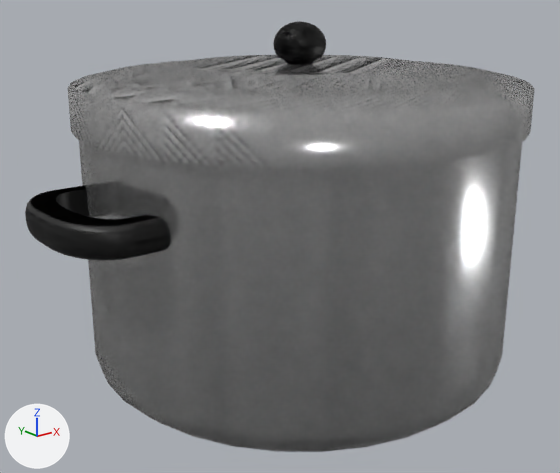
Before and after pictures for a commit that changed the Blender file Assets/Meshes/.Blend/Kaisan/cookingPot.blend.
Rendered twice from a camera (50 mm lens) standing at (-0.35, -0.416, 0.269) and looking at (-0.015, 0.003, 0.102). Arrows for +X, +Y and +Z are at lower left; the lights stay in place.

Script lines for the objects in view, before the commit:
```python
me_cylinder = bpy.data.meshes.new('Cylinder')
me_cylinder.from_pydata(...)  # 900 vertices, 762 faces; spans x -1.28..1.28, y -1.0..1.0, z -1.0..1.0
me_cylinder.polygons.foreach_set('use_smooth', [True] * 762)
# faces by material slot: [226, 536]
me_cylinder.materials.append(mat_material_001)  # white #e7e7e7
me_cylinder.materials.append(mat_material_002)  # black #1d1d1d
me_cylinder_001 = bpy.data.meshes.new('Cylinder.001')
me_cylinder_001.from_pydata(...)  # 498 vertices, 482 faces; spans x -1.0..1.0, y -1.0..1.0, z -3.16..1.0
me_cylinder_001.polygons.foreach_set('use_smooth', [True] * 482)
# faces by material slot: [226, 256]
me_cylinder_001.materials.append(mat_material_001)  # white #e7e7e7
me_cylinder_001.materials.append(mat_material_002)  # black #1d1d1d
ob_lid = bpy.data.objects.new('lid', me_cylinder_001)
ob_lid.location = (0.0, 0.0, 0.2002)
ob_lid.rotation_euler = (0.0, -3.142, 0.0)  # degrees (0, -180, 0)
ob_lid.scale = (0.154, 0.154, 0.0162)
_m = ob_lid.modifiers.new('Mirror', 'MIRROR')
_m.use_axis = (True, True, False)
ob_pot = bpy.data.objects.new('pot', me_cylinder)
ob_pot.location = (0.0, 0.0, 0.0943)
ob_pot.scale = (0.15, 0.15, 0.0939)
_m = ob_pot.modifiers.new('Mirror', 'MIRROR')
_m.use_axis = (True, True, False)
```
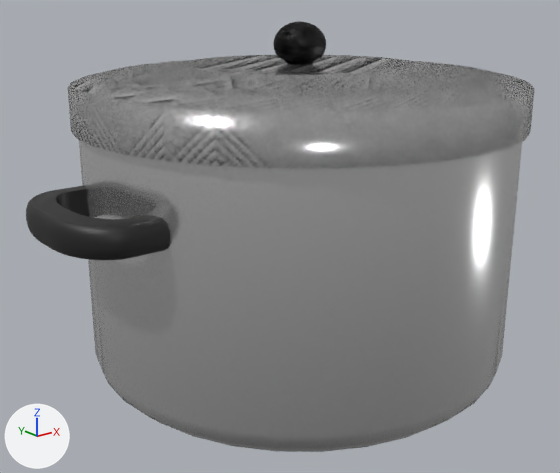
Commit message: cooking pot fix

Pixel boxes [x1, y1, x2, y2] of what changed, in the pictures (560 x 473 px):
'pot', modifiers changed
    before: [25, 140, 522, 452]
    after: [26, 140, 522, 452]

The change, as a diff of the scene's bpy script:
```diff
--- a/Assets/Meshes/.Blend/Kaisan/cookingPot.blend.py
+++ b/Assets/Meshes/.Blend/Kaisan/cookingPot.blend.py
@@ ob_pot @@
 ob_pot.scale = (0.15, 0.15, 0.0939)
-_m = ob_pot.modifiers.new('Mirror', 'MIRROR')
-_m.use_axis = (True, True, False)
```
